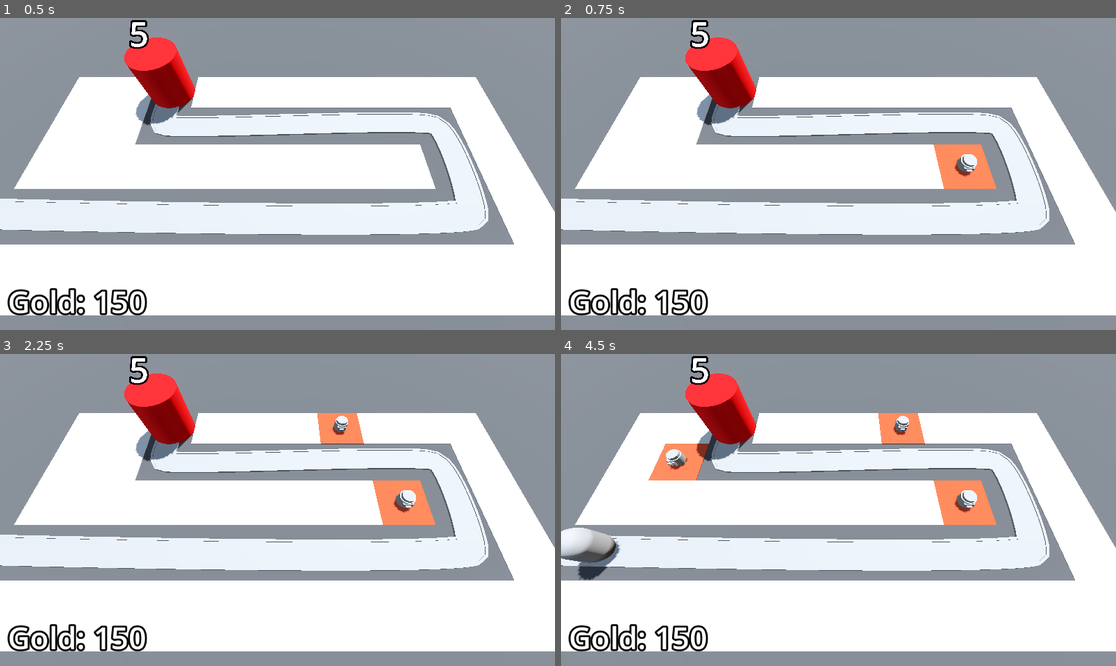
Above: before the commit, frames 1-4 (two rows, left to right).
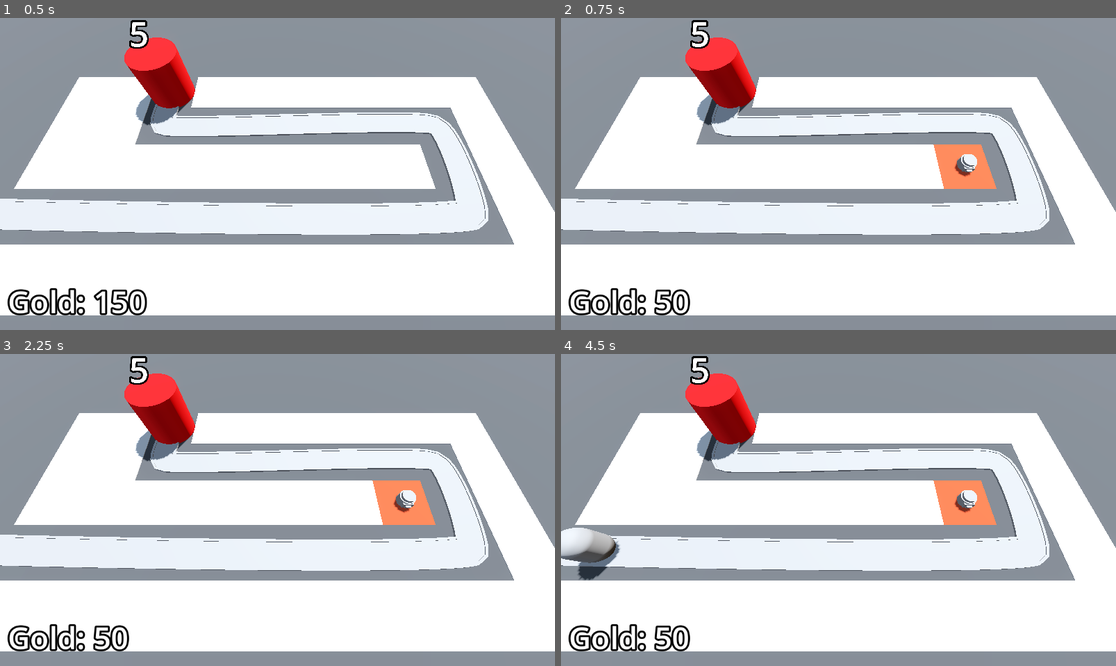
Above: after the commit, the same moments.

Repository: MireiaGonzalez/3d-tower-defence
Game: Godot game, scene res://BaseLevel.tscn
Two runs of this game, one before a commit and one after it. Both use one fixed random seed, a clock stepped at 60 frames per second and the inputs below.
Inputs (mouse positions are in pixels of both pictures, inside the frame that each line leads up to):
- Up to frame 1 (0.5 s): no input
- Up to frame 2 (0.75 s): tap Enter at 0.5 s; move the mouse to (960, 158) at 0.52 s; press the mouse at (960, 158) at 0.53 s
- Up to frame 3 (2.25 s): tap Space at 1.25 s; move the mouse to (166, 525) at 1.27 s; release the mouse at (166, 525) at 1.28 s; click (166, 525) at 1.35 s; tap Enter at 2 s; move the mouse to (333, 441) at 2.02 s; press the mouse at (333, 441) at 2.03 s
- Up to frame 4 (4.5 s): tap Space at 2.75 s; move the mouse to (810, 572) at 2.77 s; release the mouse at (810, 572) at 2.78 s; click (810, 572) at 2.85 s; move the mouse to (1005, 556) at 3.52 s; press the mouse at (1005, 556) at 3.53 s; move the mouse to (672, 463) at 4.27 s; release the mouse at (672, 463) at 4.28 s; click (672, 463) at 4.35 s

Frame 1 is identical in both runs. In frame 2, 0.5% of the frame differs, in the area x 16-27%, y 86-96%; in frame 3, 1.2%; in frame 4, 2.1%, in the area x 15-66%, y 18-96%.

Commit message:
set prices to turrets and get moeny when killing an enemy

Diff:
--- a/BaseLevel.tscn
+++ b/BaseLevel.tscn
@@ -123,7 +123,7 @@
 turret = ExtResource("6_ufkdr")
 enemy_path = NodePath("../EnemyPath")
 
-[node name="Bank" type="MarginContainer" parent="."]
+[node name="Bank" type="MarginContainer" parent="." groups=["bank"]]
 anchors_preset = 15
 anchor_right = 1.0
 anchor_bottom = 1.0
--- a/Enemy/enemy.gd
+++ b/Enemy/enemy.gd
@@ -2,15 +2,18 @@
 
 @export var speed: float = 2.5
 @export var max_health: int = 50
+@export var gold_for_enemy_killed: int = 15
 
 @onready var base: Base = get_tree().get_first_node_in_group("base")
 @onready var animation_player: AnimationPlayer = $AnimationPlayer
+@onready var bank: Bank = get_tree().get_first_node_in_group("bank")
 
 var current_health: int:
 	set(updated_health):
 		current_health = updated_health
 		if current_health < 1:
 			queue_free()
+			bank.gold += gold_for_enemy_killed
 	get:
 		return current_health
 
--- a/Enemy/enemy.tscn
+++ b/Enemy/enemy.tscn
@@ -14,6 +14,21 @@
 radius = 1.0
 height = 3.0
 
+[sub_resource type="Animation" id="Animation_px1sc"]
+length = 0.001
+tracks/0/type = "value"
+tracks/0/imported = false
+tracks/0/enabled = true
+tracks/0/path = NodePath("DamageHighlight:visible")
+tracks/0/interp = 1
+tracks/0/loop_wrap = true
+tracks/0/keys = {
+"times": PackedFloat32Array(0),
+"transitions": PackedFloat32Array(1),
+"update": 1,
+"values": [false]
+}
+
 [sub_resource type="Animation" id="Animation_2pb1h"]
 resource_name = "TakeDamage"
 length = 0.1
@@ -28,21 +43,6 @@
 "transitions": PackedFloat32Array(1, 1),
 "update": 1,
 "values": [true, false]
-}
-
-[sub_resource type="Animation" id="Animation_px1sc"]
-length = 0.001
-tracks/0/type = "value"
-tracks/0/imported = false
-tracks/0/enabled = true
-tracks/0/path = NodePath("DamageHighlight:visible")
-tracks/0/interp = 1
-tracks/0/loop_wrap = true
-tracks/0/keys = {
-"times": PackedFloat32Array(0),
-"transitions": PackedFloat32Array(1),
-"update": 1,
-"values": [false]
 }
 
 [sub_resource type="AnimationLibrary" id="AnimationLibrary_am0pq"]
--- a/RayPickerCamera/ray_picker_camera.gd
+++ b/RayPickerCamera/ray_picker_camera.gd
@@ -2,8 +2,10 @@
 
 @export var gridmap: GridMap
 @export var turret_manager: TurretManager
+@export var turret_cost: int = 100
 
 @onready var ray_cast_3d: RayCast3D = $RayCast3D
+@onready var bank: Bank = get_tree().get_first_node_in_group("bank")
 
 # Called every frame. 'delta' is the elapsed time since the previous frame.
 func _process(delta: float) -> void:
@@ -12,15 +14,19 @@
 	ray_cast_3d.force_raycast_update()
 
 	if ray_cast_3d.is_colliding():
-		Input.set_default_cursor_shape(Input.CURSOR_POINTING_HAND)
-		var collider = ray_cast_3d.get_collider()
-		if collider is GridMap:
-			if Input.is_action_pressed("click"):
-				var collision_point = ray_cast_3d.get_collision_point()
-				var cell = gridmap.local_to_map(collision_point)
-				if gridmap.get_cell_item(cell) == 0:
-					gridmap.set_cell_item(cell, 1)
-					var tile_position = gridmap.map_to_local(cell)
-					turret_manager.build_turret(tile_position)
+		if bank.gold >= turret_cost:
+			Input.set_default_cursor_shape(Input.CURSOR_POINTING_HAND)
+			var collider = ray_cast_3d.get_collider()
+			if collider is GridMap:
+				if Input.is_action_pressed("click"):
+					var collision_point = ray_cast_3d.get_collision_point()
+					var cell = gridmap.local_to_map(collision_point)
+					if gridmap.get_cell_item(cell) == 0:
+						gridmap.set_cell_item(cell, 1)
+						var tile_position = gridmap.map_to_local(cell)
+						turret_manager.build_turret(tile_position)
+						bank.gold -= turret_cost
+		else:
+			Input.set_default_cursor_shape(Input.CURSOR_ARROW)
 	else:
 		Input.set_default_cursor_shape(Input.CURSOR_ARROW)
--- a/bank.gd
+++ b/bank.gd
@@ -1,4 +1,4 @@
-extends MarginContainer
+class_name Bank extends MarginContainer
 
 @export var starting_gold: int = 150
 @onready var label: Label = $Label
@@ -8,6 +8,5 @@
 		gold = max(gold_in, 0)
 		label.text = "Gold: " + str(gold)
 
-
 func _ready() -> void:
 	gold = starting_gold
--- a/project.godot
+++ b/project.godot
@@ -19,6 +19,7 @@
 
 base=""
 enemy_area=""
+bank=""
 
 [input]
 
